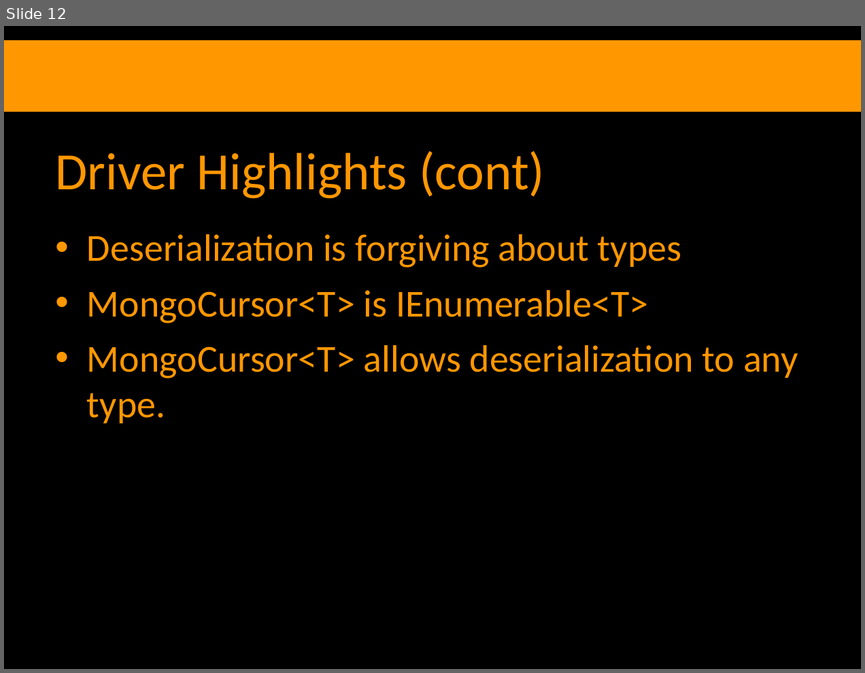
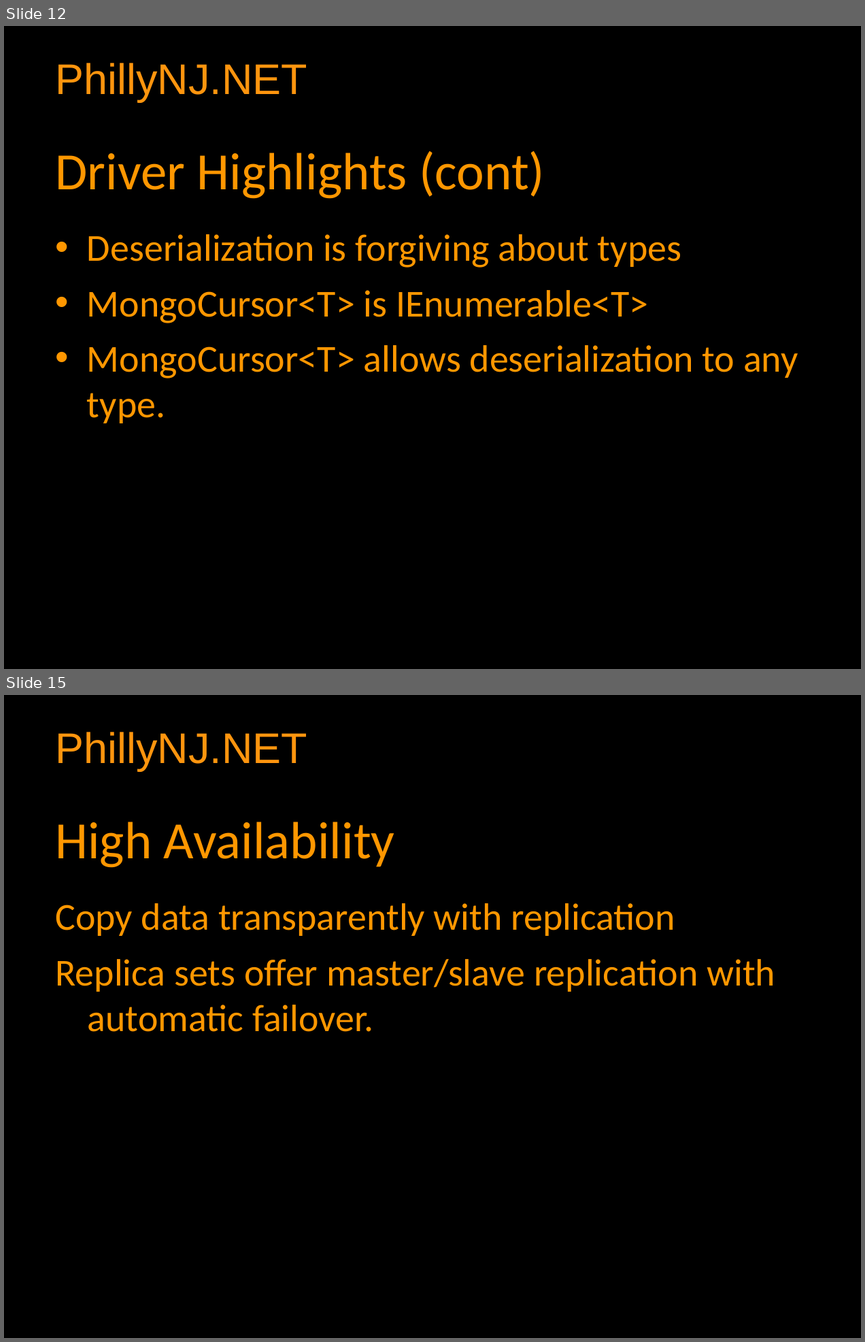
Before and after one commit to zippy1981/CodeCampNYC_Mongo, a slide deck: Slides.odp. Shown one above the other, each under a label of ours: slide 12 before the commit, slides 12 and 15 after it; the slides between them are not shown. The pictures are 865x673 and 865x1342 pixels, drawn with LibreOffice and Linux fonts; fonts in the diff are those of the drawing; background and template pictures are left out. Boxes give left, top, right and bottom in pixels: in the first picture for what was removed or moved away, otherwise in the second. Text is boxed around its words. In the diff, an @@ line names an element or a change of style, - is before the commit and + after.

```diff
--- a/Slides.odp
+++ b/Slides.odp
@@ slide 15 added at bbox=[4, 695, 861, 1338], background #000000; not listed: 1 template element that a slide beside it also shows @@
@@ title added at bbox=[55, 821, 395, 868], 44 pt, text #FF9700 @@
+High Availability
@@ text added at bbox=[55, 903, 775, 1032], 32 pt, text #FF9700 @@
+Copy data transparently with replication
+Replica sets offer master/slave replication with automatic failover.
@@ slide 12 changed as well @@
@@ rectangle removed at bbox=[4, 40, 861, 112] @@
@@ text added at bbox=[55, 63, 307, 102], 36 pt, text #FF950E @@
+PhillyNJ.NET
```
Also in this commit, not shown: 10 other slides changed, 5 other slides added, 3 slides removed, 34 other files.
